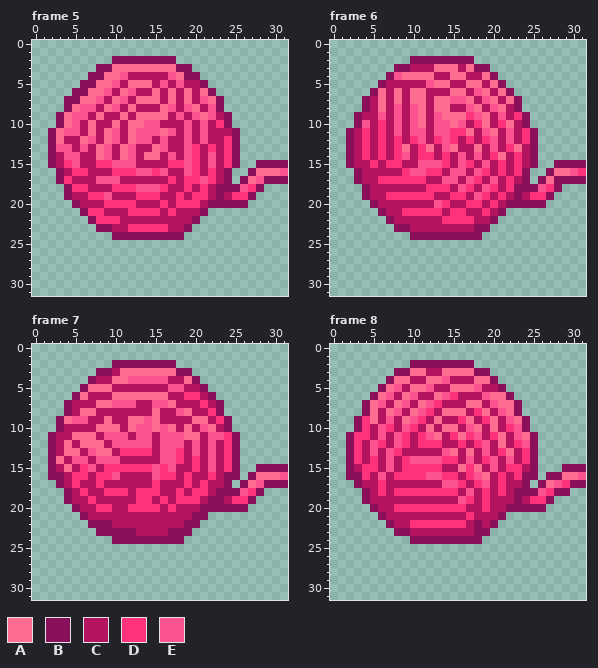
Pixel-art file: Assets/Assety/PLAYER_wloczka/klebek/odwijanie_zawijanie/wloczka3_spin_anim.aseprite. Above, as it was before the edit.
32x32 pixels, 8 frames. Shown: frame 5, frame 6, frame 7, frame 8. The commit also changed other frames, which this record leaves out.
Visible layers, top first: "Layer 1", "gora", "ogonek".
Palette (. is transparent): A #fe6c90  B #8b105c  C #b41360  D #ff327c  E #fa5390
Pixels before, frame 5, first column x 2:
 2 ........BBBBBBBB..............
 3 ......BBAAAAAAAABB............
 4 .....BBAAECCCCCEABB...........
 5 ....BBAAECAAACECECCB..........
 6 ...BBAAECAECCACACACAB.........
 7 ..BBAAECAECAAACACACEAB........
 8 ..BAEECAECACCCAECEACEB........
 9 .BAEECACCACAAAACECEAECB.......
10 .BAECACCACAAEECCCECECDB.......
11 BAEECACAECAEEEAECECECCCB......
12 BACCAECAECAEECECCECECCDB......
13 BEECECAECAECCAECCEDCDCDB......
14 BCEECCAECAECAACECEDCECDB......
15 BCDECCDDEEECCCCDDEDCECDB..BBBB
16 .BCDDCCCDDDEEDECCEDCDCB..BAAAE
17 .BDCCCEEECCCCCCDCDDEDCB.BAEBBB
18 ..BDDCCCDDDEEEDCCDCDCBBBEDB...
19 ..BCCDDECCCDDDCCDCDDCBCDDB....
20 ...BCCCDDDDCCCDCDDDCBBBBB.....
21 ....BDDCCCDDDDCDCCCB..........
22 .....BDDDCCCCCCCCCB...........
23 ......BBCCDDDDDCCB............
24 ........BBBBBBBBB.............
Pixels before, frame 6, first column x 2:
 2 ........BBBBBBBB..............
 3 ......BBCCCAAACABB............
 4 .....BEAAAACCAACCAB...........
 5 ....BCCCCCEAACCAACAB..........
 6 ...BACACAACCCAACEACAB.........
 7 ..BCACACAACAAEEACEACAB........
 8 ..BCACECEACAACCEACEACB........
 9 .BCCECECEACEAAADEACECDB.......
10 .BECDCECEACEEAECDACDACB.......
11 BCDCDCECEECEEDDACEACECDB......
12 BCDCDCDCDECDEDCDCDECECDB......
13 BCDCDCDACDACEACCACECDACB......
14 BCDCDCDECDDCDCECECDACDCB......
15 BCCDCDDCCEEEDCEDCECDCDCB..BBBB
16 .BCCCCCDEEDDCEECEDCDCDB..BAAED
17 .BCCDDDDDDCCEECEDCECDCB.BABBBB
18 ..BCCCCCCCDDDCEDCEDCDBBBEDB...
19 ..BCCDDDDDDCCDDCEDCDCBCDDB....
20 ...BCCCCCCCEDCCDDCDCBBBBB.....
21 ....BCCDDDDDCDDCCDCB..........
22 .....BCCCCCCDDDDCCB...........
23 ......BBCCCCCCCCBB............
24 ........BBBBBBBBB.............
Pixels before, frame 7, first column x 2:
 2 ........BBBBBBBB..............
 3 ......BBCAAAAAAABB............
 4 .....BCCAAEEEEECCAB...........
 5 ....BAAACCCCCCCEECCB..........
 6 ...BACCCAAAAAAACCDDCB.........
 7 ..BCCCAAEEECCEEACCCDCB........
 8 ..BCAACCCCCCCACCEACCDB........
 9 .BAEECCACCAAEACCCCAACDB.......
10 .BCCCCAAACAEEAEACACEACB.......
11 BCCAAACEEECEECEEEAACEEDB......
12 BCACAAACEEEEECEEECECECDB......
13 BCAACEAACDDDDCEEDCECECDB......
14 BACEECEEECCCCCEEDCDCECDB......
15 BCACDECDDDDDDEDECCDCECDB..BBBB
16 BBCDDCDDECCCCEDDCDCCDCBB.BAAAE
17 .BCDCCDCCCCCCDCCCDCDCCB.BAEBBB
18 ..BCDCCDDDCDDDCCDCDDCBBBEDB...
19 ..BCCDCCCCCDDCDCDDDCBBCDDB....
20 ...BCCDDCCDDDDCDCCCBBBBBB.....
21 ....BCCCCCCCCCCCCCBB..........
22 .....BBBCCCCCCCCCBB...........
23 ......BBBBBCCCCBBB............
24 ........BBBBBBBBB.............
Pixels before, frame 8, first column x 2:
 2 ........BBBBBBBB..............
 3 ......BBAACCAAAABB............
 4 .....BAACCAAECCCAAB...........
 5 ....BAECAAECCAAAECCB..........
 6 ...BAECAECCAEDCCCEAAB.........
 7 ..BAECAECAEDCCCAACEAAB........
 8 ..BACAECAEDCAAACDACEAB........
 9 .BDACECAEDCACCDACDACEAB.......
10 .BDCEDCEDCACAACEACACDEB.......
11 BDDCECEDCDEACDADECDACEAB......
12 BDCEDCEDCDDDCCDCDECACDEB......
13 BDCECEDCCCCCEACACECDACDB......
14 BDCDCECDEEEEDDCECDECECDB......
15 BCDDCECDDDDDCCADACECDDCB...BBB
16 BBDCECDDDDEEDDCDEACDCDBB.BBAAE
17 .BCCDCCCCCCCEEDCDECDCCB.BAEDBB
18 ..BCDCDDDDDDDDCECDCDCBBBEDBB..
19 ..BCCCCCCCCCCCEDCDCCCBCDDB....
20 ...BCCDDDDDDDDDCCDCCBBBBB.....
21 ....BCCCCCCCCCCDCCCB..........
22 .....BCCDDDDDDDCBCB...........
23 ......BBCCCCCCCCBB............
24 ........BBBBBBBBB.............
New version:
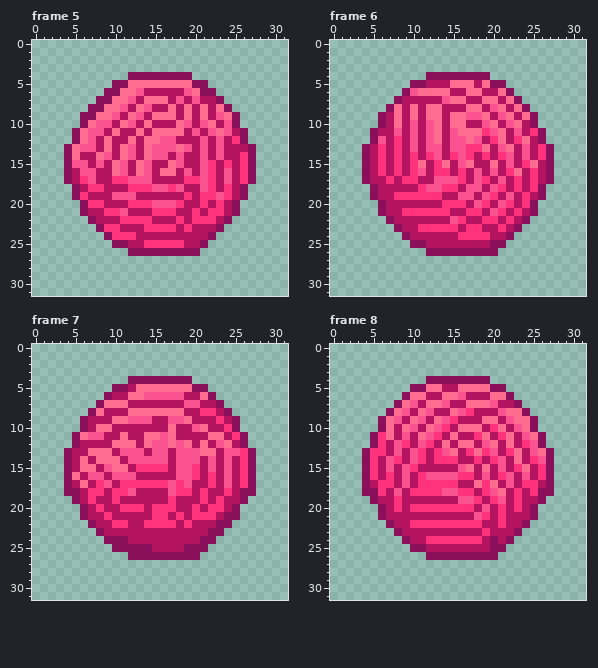
The exact change:
layer "ogonek" now hidden
Changed rows in their new state; - is an unchanged pixel.
Frame 5:
first column x 2:
 2 --------........--------------
 3 ------............------------
 4 -----.....BBBBBBB-.-----------
 5 ----....BB---AAAAAB-----------
 6 ---....BB-AE-C-C-EAB----------
 7 --....BB-AEC--ACECECC---------
 8 --...BB-AECAE-CA-ACACAB-------
 9 -...BB-AECAEC--ACAC-CEAB------
10 -...B-EECAECAC--A---ACEB------
11 ...BAEECA-CACA-AACECEAECB-----
12 ...B----C--CAA-E-C---ECDB-----
13 ..BA-ECA----AE-EA-CECECCCB----
14 ..BA---------EECECCECECCDB----
15 ..B-E-ECA-CAE--AECCED--CDB....
16 -.BCEE--AECA-CAA--CE--ECD-....
17 -.B-DECCDDEEE--C------ECDB....
18 --.BCDD-CC-DD-EDEC-EDCDCB..---
19 --.BDCCCEEECCC--CDC-DEDCB.----
20 ---.BDDCCC-DDEEE-CCDCDC-.-----
21 -----CCDDECCC-D---DCDDCB------
22 ------CCCDDDD---D-DDDCB-------
23 -------DD-CC---D-DCCCB--------
24 -------BDDDCCCCCCCCCB---------
25 --------BBCCDDDDDCCB----------
26 ----------BBBBBBBBB-----------
Frame 6:
first column x 2:
 2 --------........--------------
 3 ------............------------
 4 -----.....BBBBBBBB.-----------
 5 ----....BBCCCAA-CAB-----------
 6 ---....BE-AAACCAAC------------
 7 --....B-CC-CEAAC-A------------
 8 --...BA-ACA-C--A-----AB-------
 9 -...B-A-ACAAC--E----ACAB------
10 -...B-A--CEAC-A-CEACEACB------
11 ...BC----CEACEA-ADEACECDB-----
12 ...BE---ECEACEEAECDACDACB-----
13 ..B----CECEECEEDDACEACECDB----
14 ..B----CDC-ECD-DCDCDECECDB----
15 ..BCDC--DACDA--A-CACECDACB....
16 -.B-D-DCD-C-DCD--CECDACDC-....
17 -.B-C-C--C-E--DCEDCECDCDCB....
18 --.B-----DEE-DCEECEDCDCDB..---
19 --.B-C-----D-CEECEDCECDCB.----
20 ---.B------C-DDCEDCEDCD-.-----
21 ------------DCCDDCEDCDCB------
22 ------------CE-C-DDCDCB-------
23 -------C-DDDDD-DDCCDCB--------
24 -------BCCCCCCDDDDCCB---------
25 --------BBCCCCCCCCBB----------
26 ----------BBBBBBBBB-----------
Frame 7:
first column x 2:
 2 --------........--------------
 3 ------............------------
 4 -----.....BBBBBBBB.-----------
 5 ----....BB-AAAAAAAB-----------
 6 ---....BCC--EEEEECCA----------
 7 --....B-AAC--CCC-EEC----------
 8 --...BA---AAA-AAAC-D-CB-------
 9 -...B--CAAEE-C-EEACC--CB------
10 -...B---C-CCCCC--CEAC-DB------
11 ...B-EECCA-CAA-ACCC-AACDB-----
12 ...BCCC-AAACAE-A-ACACEACB-----
13 ..BC-A---EEECE-CEE-AA-EEDB----
14 ..BCA-AAA-EEEE-CEEE---ECDB----
15 ..B-AA-EAAC--D-CEE----ECDB....
16 ..BACEEC-EE--CCCEED---ECD-....
17 -.BCA--E-DDDD-DEDE-CD-ECDB....
18 ---BCDDC--ECCC-E-DC--CDCBB.---
19 --.B----D--CC-CDCCCDCD-CB.----
20 ---.B--C-D--C-D---DCDDC-.-----
21 -------D-----DD-D-DDDCBB------
22 ------CCDD--DDDD-DCCCBB-------
23 -------CCCC----CCCCCBB--------
24 -------B--CCCCCCCCCBB---------
25 --------BBBBBCCCCBBB----------
26 ----------BBBBBBBBB-----------
Frame 8:
first column x 2:
 2 --------........--------------
 3 ------............------------
 4 -----.....BBBBBBBB.-----------
 5 ----....BBAA-C--AAB-----------
 6 ---....BAA-CAAE--C------------
 7 --....BAECAAE----A-CC---------
 8 --...BAECAE-C-EDCC---AB-------
 9 -...BAECAE--EDCC-A----AB------
10 -...BA-AE--EDCAA--DAC-AB------
11 ...BDACE-A-D-ACCDACDACEAB-----
12 ...B-----E-CA-AAC-ACACDEB-----
13 ..BDDCE-ED-D---DADECDACEAB----
14 ..B---DC-DCD---CDCDECACDEB----
15 ..B----E-CCC--EACACEC-ACDB-...
16 ..BDCDCEC---EED-CE--ECECD-....
17 -.B--D-E-DDDDDC-ADACE-DDCB....
18 ---B--EC----EEDD--EA-DCDBB..--
19 --.B--D--------EDCDE-D-CB.----
20 ---.B--C-------D-E-DCDC-.-----
21 ---------------CED-DCCCB------
22 ---------------DD-CDCCB-------
23 -------C--------CDCCCB--------
24 -------BCCDDDDDDDCBCB---------
25 --------BBCCCCCCCCBB----------
26 ----------BBBBBBBBB-----------
Changed places in both pictures, as pixel boxes (x1, y1, x2, y2):
changed: (48, 56, 288, 256)
changed: (346, 56, 586, 256)
changed: (48, 360, 288, 560)
changed: (346, 360, 586, 560)
